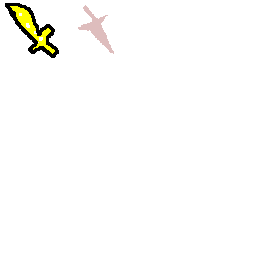
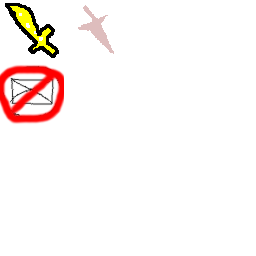
Layer changes from the first (256, 256) image to the second:
painted on "Background" over 0, 64, 64, 125
